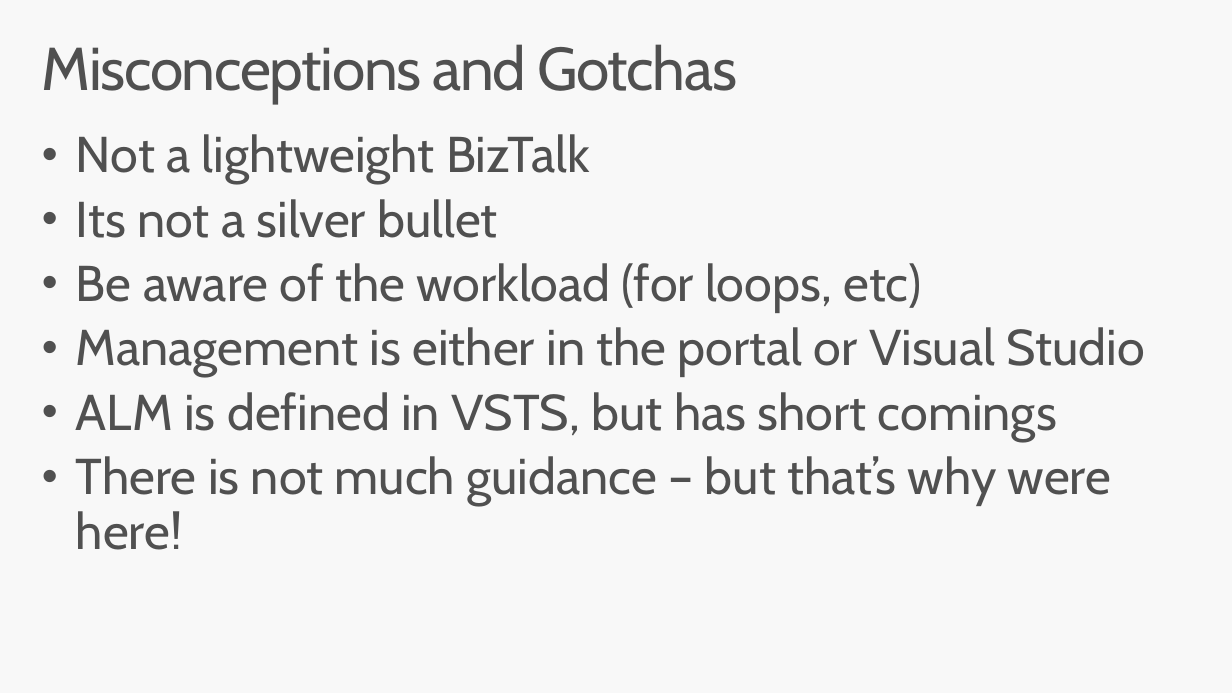
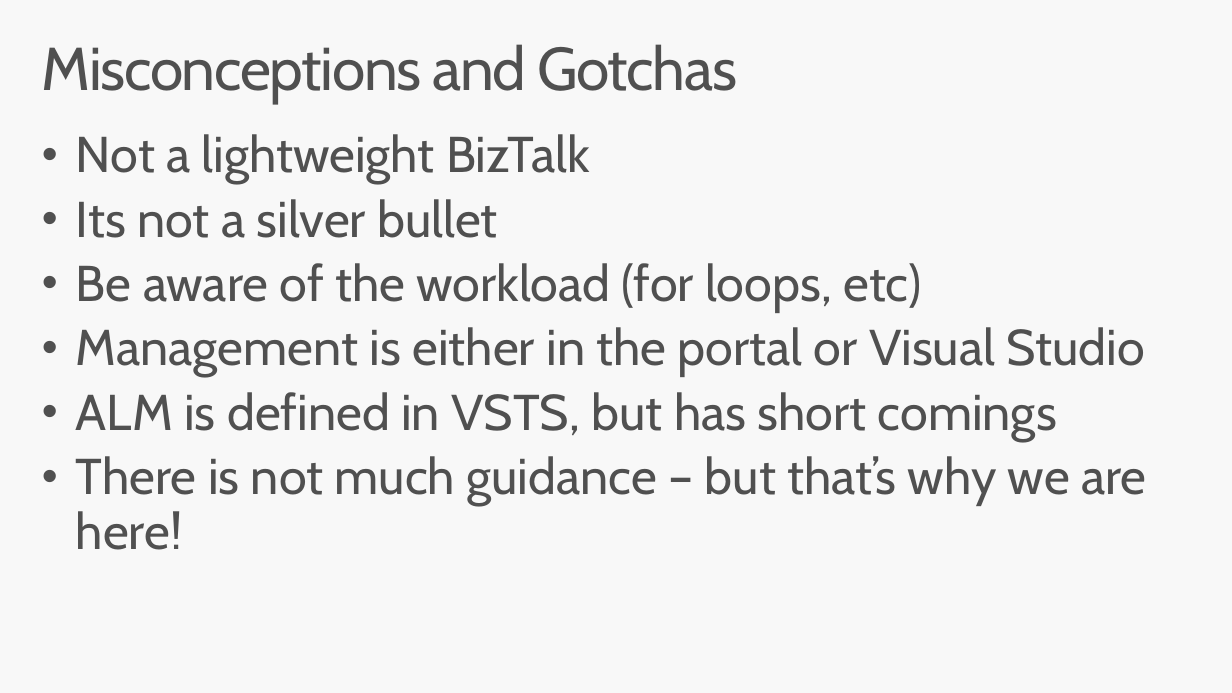
Before and after one commit to codingwithsasquatch/serverless_ninjas_workshop, a slide deck: slide 22 of 5-Logic_App_Overview/Serverless_Workshop-Logic_Apps_Overview.pptx. Drawn at 1232x693 pixels with LibreOffice and Linux fonts; fonts in the diff are those of the drawing. Boxes give left, top, right and bottom in pixels: in the first picture for what was removed or moved away, otherwise in the second. Text is boxed around its words. In the diff, an @@ line names an element or a change of style, - is before the commit and + after.

Commit message:
Updated slides

```diff
--- a/5-Logic_App_Overview/Serverless_Workshop-Logic_Apps_Overview.pptx
+++ b/5-Logic_App_Overview/Serverless_Workshop-Logic_Apps_Overview.pptx
@@ text at bbox=[76, 456, 1146, 550]: text changed @@
-• There is not much guidance – but that’s why were here!
+• There is not much guidance – but that’s why we are here!
```
Also in this commit, not shown: 1 other slide changed, 2 other files.
